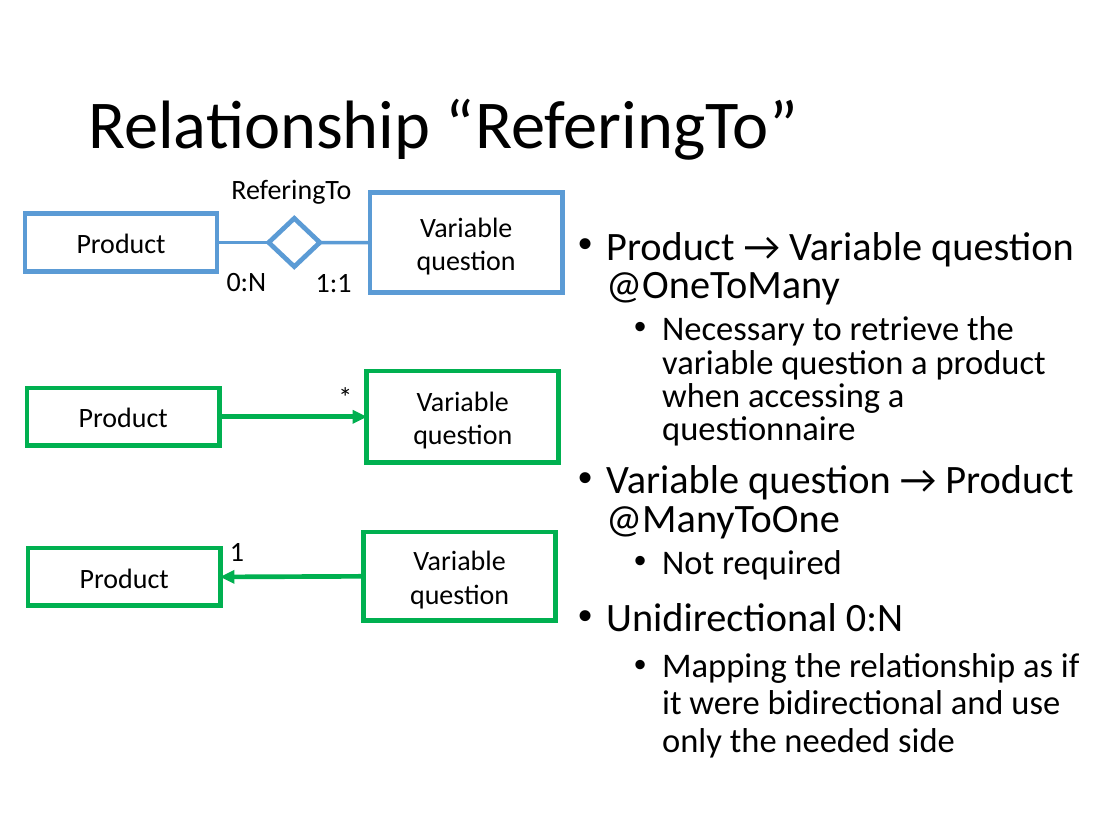
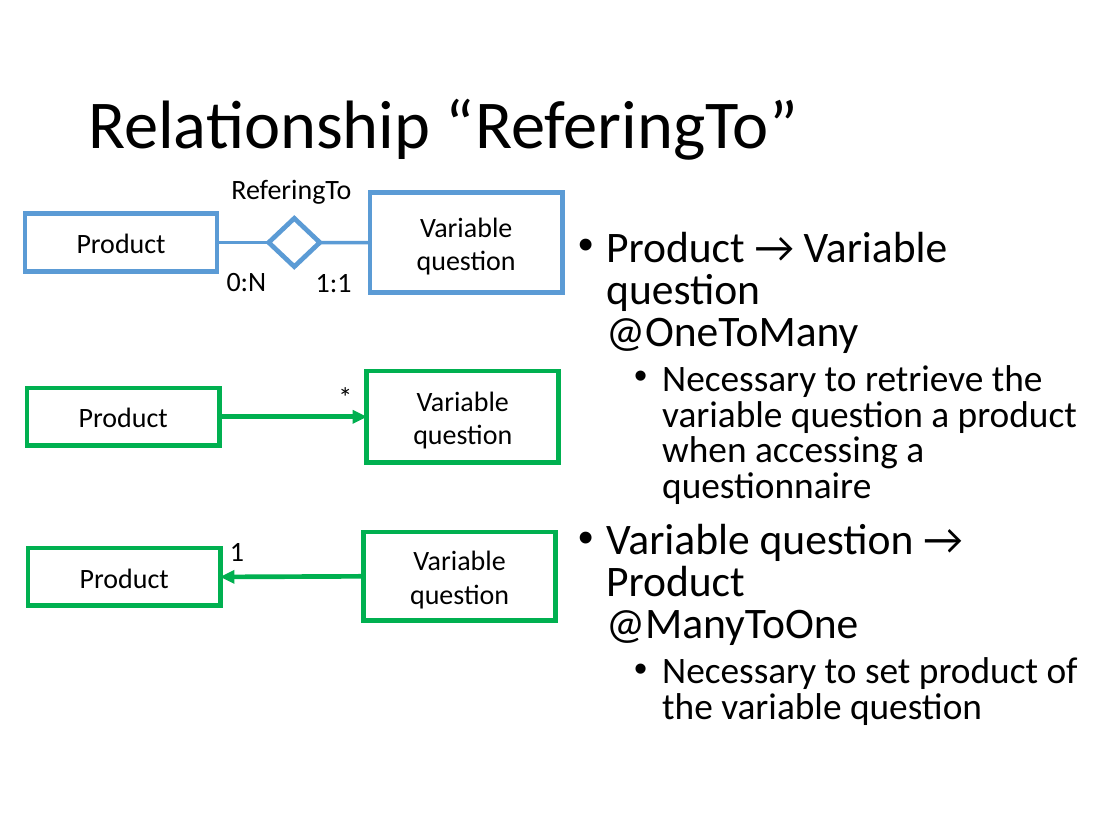
Before and after one commit to riccardo-nannini/Gamified-Marketing-Application, a slide deck: slide 14 of DD.pptx (slide 15 before the commit). Drawn at 1120x840 pixels with LibreOffice and Linux fonts; fonts in the diff are those of the drawing. Boxes give left, top, right and bottom in pixels: in the first picture for what was removed or moved away, otherwise in the second. Text is boxed around its words. In the diff, an @@ line names an element or a change of style, - is before the commit and + after.

Commit message:
Update DD, fixed entities relationships and various fixes

```diff
--- a/DD.pptx
+++ b/DD.pptx
@@ text at [606,231,1077,645]: size 25.9 to 28 pt in "Product → Variable question @OneToMany", "Variable question → Product @ManyToOne"; size 22.2 to 24 pt in "Necessary to retrieve the variable question a ..." @@
@@ text at [662,657,1078,725]: text changed; size 22.2 to 24 pt @@
-  • Not required
-• Unidirectional 0:N
-  • Mapping the relationship as if it were bidirectional and use only the needed side
+  • Necessary to set product of the variable question
```
Also in this commit, not shown: 7 other slides changed, 4 slides added, 2 slides removed, 14 other files.
